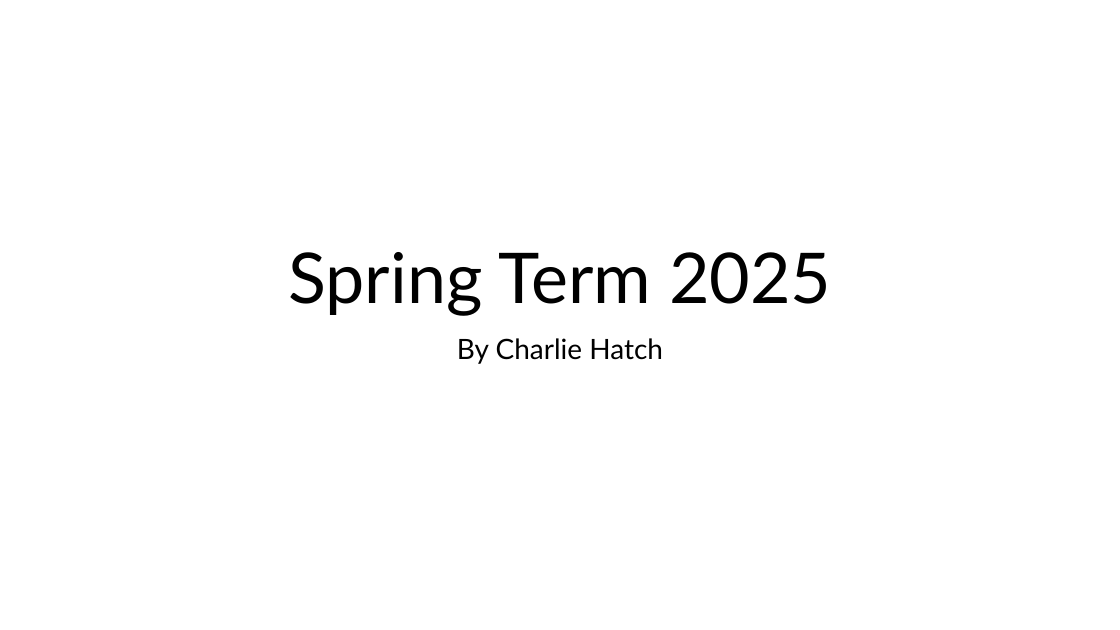
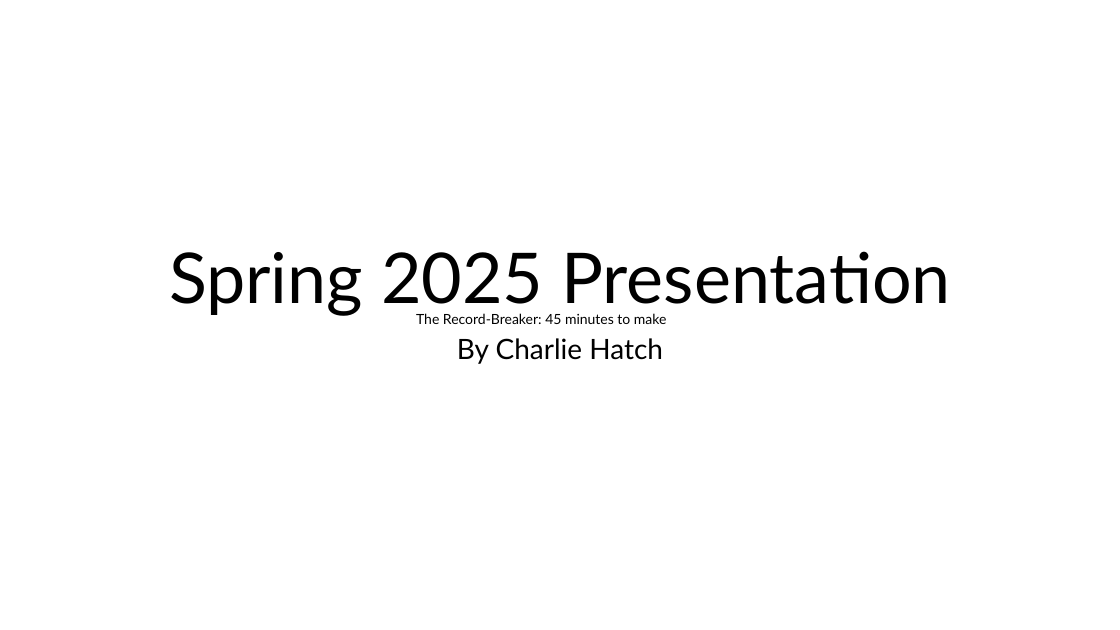
Before and after one commit to NPITX-programs/Presentations, a slide deck: slide 1 of Spring 2025 Presentation/Spring 2025.pptx. Drawn at 1120x630 pixels with LibreOffice and Linux fonts; fonts in the diff are those of the drawing. Boxes give left, top, right and bottom in pixels: in the first picture for what was removed or moved away, otherwise in the second. Text is boxed around its words. In the diff, an @@ line names an element or a change of style, - is before the commit and + after.

Commit message:
update title slide
updated title slide

```diff
--- a/Spring 2025 Presentation/Spring 2025.pptx
+++ b/Spring 2025 Presentation/Spring 2025.pptx
@@ title at (169,251,951,316): text changed @@
-Spring Term 2025
+Spring 2025 Presentation
@@ text added at (416,313,667,324), 12 pt, text #000000 @@
+The Record-Breaker: 45 minutes to make
```
Also in this commit, not shown: 1 slide added.
